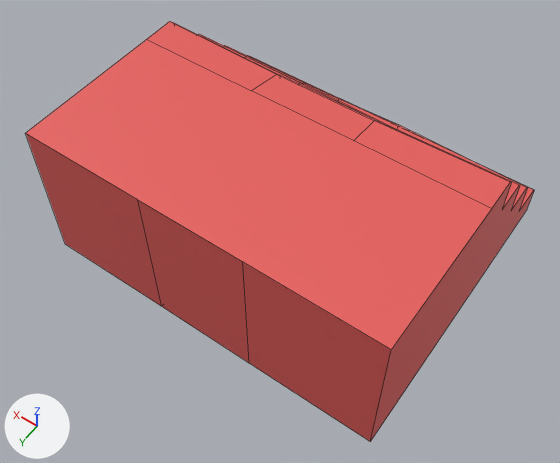
One commit to the FBX model Assets/Models/Buildings Kit/Village_Stairs_A.fbx: the scene before it, then after it.
Camera for both pictures: a camera (50 mm lens) standing at (-2.74, 3.66, 4.0) and looking at (-1.05, 1.3, 0.29). Arrows for +X, +Y and +Z are at lower left; the lights stay in place. The first picture is the older version. Mesh edges are drawn as thin lines.
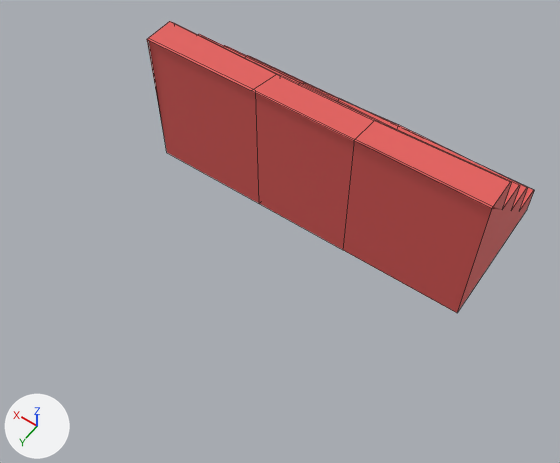
The newer file is also turned or shifted as a whole; pictures and numbers use the older file's frame.

Location of each change, (x1, y1, x2, y2) in pixels of the pictures (560 x 463 px; the box of a moved part takes in the faces that stretch with it):
'Cube.004', reshaped (24% narrower, 31% shorter)
    before: (26, 21, 534, 442)
    after: (147, 21, 534, 313)
part 1 of me_cube, moved or reshaped
    before: (26, 39, 501, 442)
    after: (147, 38, 501, 313)

What the commit changed:
me_cube is used by ob_cube_004; location (0.0, 0.0, 0.0).
Before the commit, vertices of me_cube: 1 (-2.15, 2.0, 0.0) at pixel (370, 441), 3 (0.15, 2.0, 0.0) at pixel (65, 244), 28 (-0.67, 2.0, 0.0) at pixel (161, 306), 29 (-1.33, 2.0, 0.0) at pixel (249, 363), 56 (-2.15, 2.0, 1.0) at pixel (391, 349).
Before the commit, vertices of me_cube: 57 (-0.67, 2.0, 1.0) at pixel (137, 199), 58 (-1.33, 2.0, 1.0) at pixel (242, 261), 59 (0.15, 2.0, 1.0) at pixel (25, 133).
me_cube had 60 vertices, 45 faces and spanned x -2.15..0.15, y 0.0..2.0, z 0.0..1.0.
me_cube now has 60 vertices, 45 faces and spans x -2.15..0.15, y 0.0..1.01, z 0.0..1.0.
Part 1, on me_cube:
Vertices 1, 3, 28, 29, 56 to 59 of me_cube move by (0.0, -1.0, 0.0).
